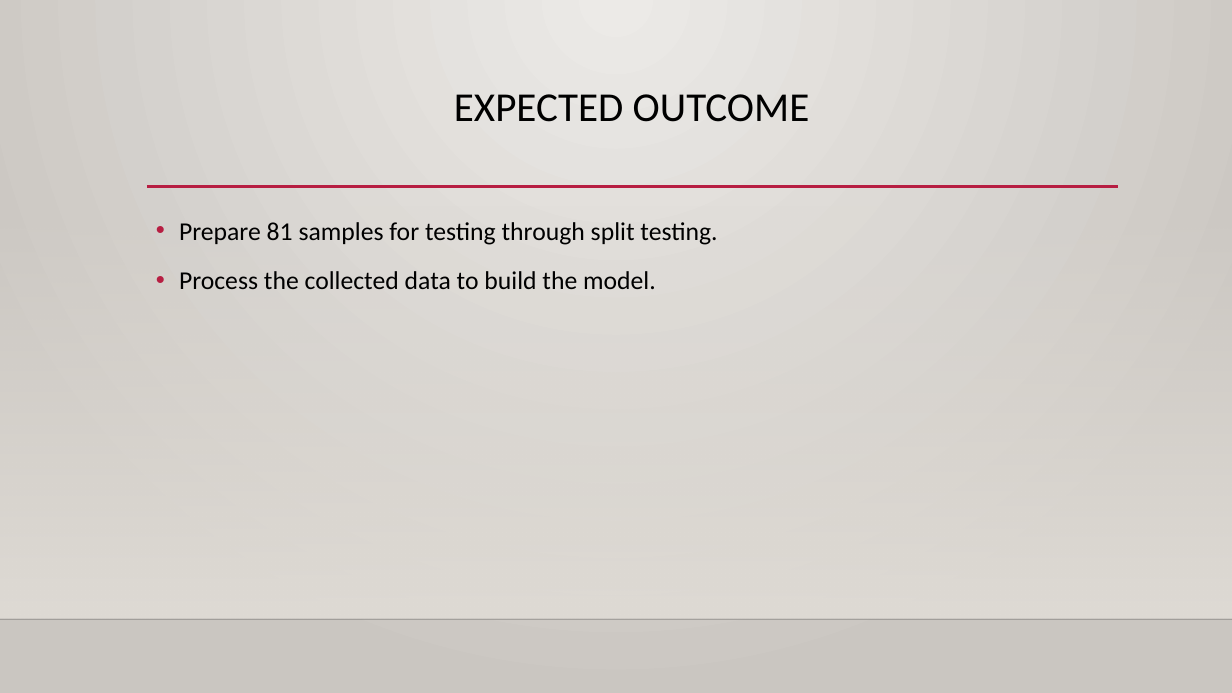
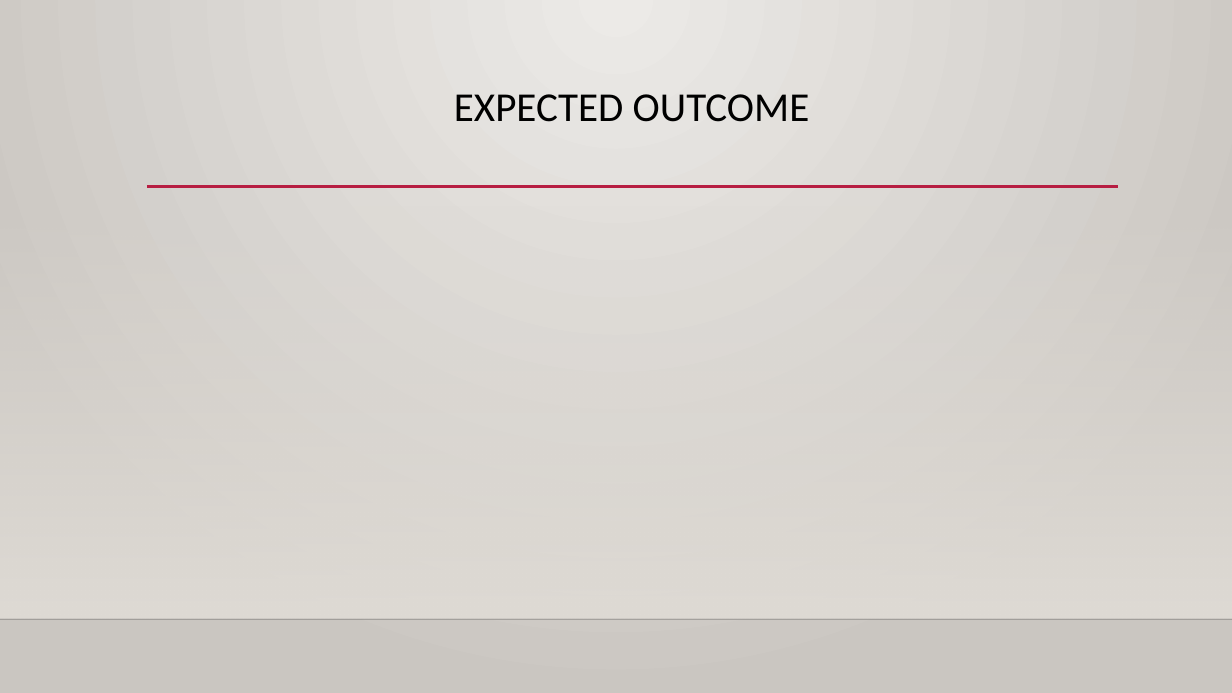
Before and after one commit to Josewathome/Tensile-Prediction-Model, a slide deck: slide 15 of THE WRITE UP/Final Project-PPT uPDATE.pptx (slide 13 before the commit). Drawn at 1232x693 pixels with LibreOffice and Linux fonts; fonts in the diff are those of the drawing; background and template pictures are left out. Boxes give left, top, right and bottom in pixels: in the first picture for what was removed or moved away, otherwise in the second. Text is boxed around its words. In the diff, an @@ line names an element or a change of style, - is before the commit and + after.

```diff
--- a/THE WRITE UP/Final Project-PPT uPDATE.pptx
+++ b/THE WRITE UP/Final Project-PPT uPDATE.pptx
@@ text removed at (179,222,717,289) @@
-• Prepare 81 samples for testing through split testing.
-• Process the collected data to build the model.
```
Also in this commit, not shown: 4 other slides changed, 2 slides added, 3 other files.
